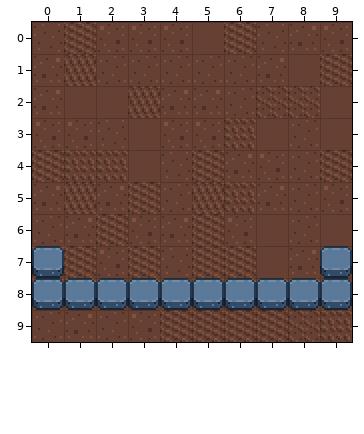
Tiled map: resources/testWorld.tmx. This is how it looked before the edit.
Cells are 16x16 px. Shown: x 0..9, y 0..9.
The same view after the edit:
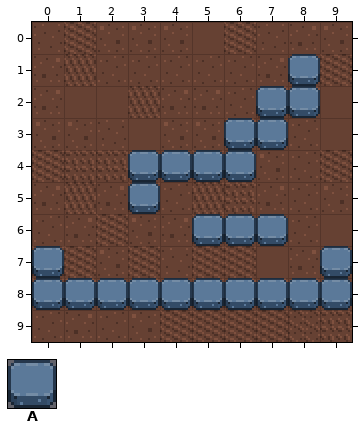
Key: from "dangeon": A 305.
_ is an empty cell.
What changed:
Layer "wall":
There is now tile A in row 1 at x 8; in row 2 at x 7 to 8; in row 3 at x 6 to 7; in row 4 at x 3 to 6; in row 5 at x 3; in row 6 at x 5 to 7.
Boxes around the changes in both pictures, in picture pixels (x1, y1, x2, y2):
added: (128, 54, 320, 214)
added: (192, 214, 288, 246)
